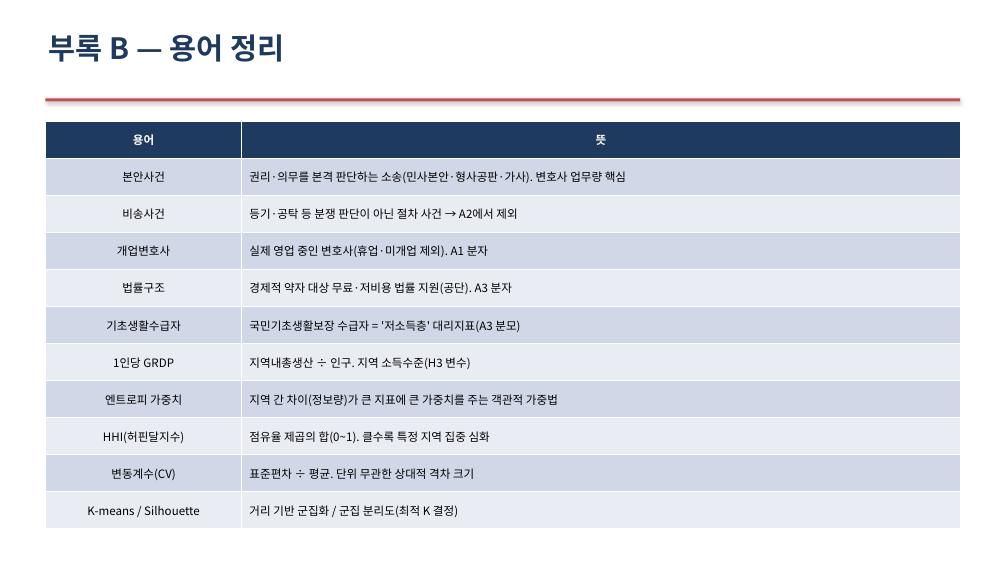
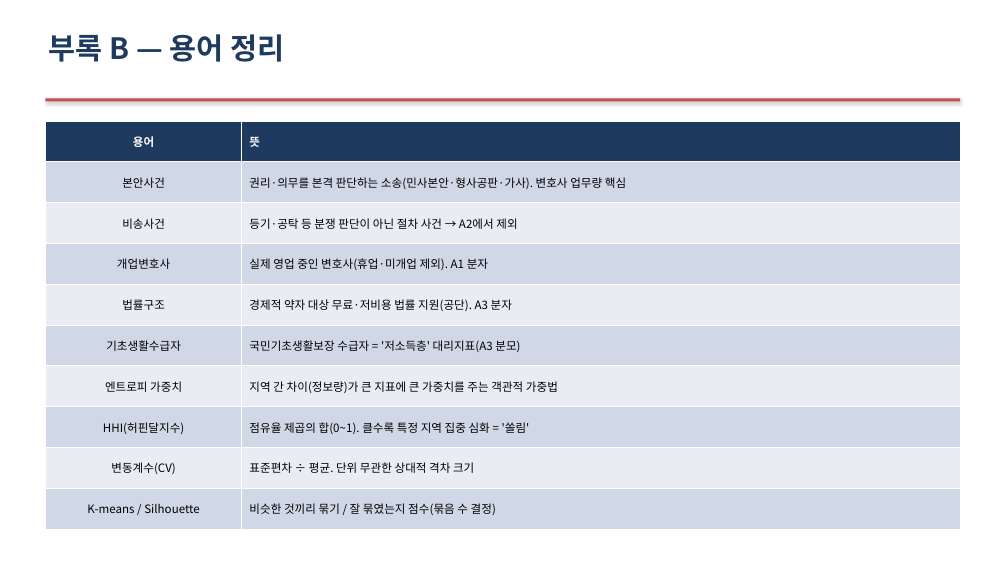
Before and after one commit to Allenkeem/llai-project, a slide deck: slide 22 of reports/발표자료.pptx. Drawn at 1008x567 pixels with LibreOffice and Linux fonts; fonts in the diff are those of the drawing. Boxes give left, top, right and bottom in pixels: in the first picture for what was removed or moved away, otherwise in the second. Text is boxed around its words. In the diff, an @@ line names an element or a change of style, - is before the commit and + after.

```diff
--- a/reports/발표자료.pptx
+++ b/reports/발표자료.pptx
@@ table at (x1=45, y1=121, x2=960, y2=529) @@
-row 7: 1인당 GRDP | 지역내총생산 ÷ 인구. 지역 소득수준(H3 변수)
-row 8, column 2: 점유율 제곱의 합(0~1). 클수록 특정 지역 집중 심화
+row 8, column 2: 점유율 제곱의 합(0~1). 클수록 특정 지역 집중 심화 = '쏠림'
-row 10, column 2: 거리 기반 군집화 / 군집 분리도(최적 K 결정)
+row 10, column 2: 비슷한 것끼리 묶기 / 잘 묶였는지 점수(묶음 수 결정)
```
Also in this commit, not shown: 11 other slides changed, 5 other files.
